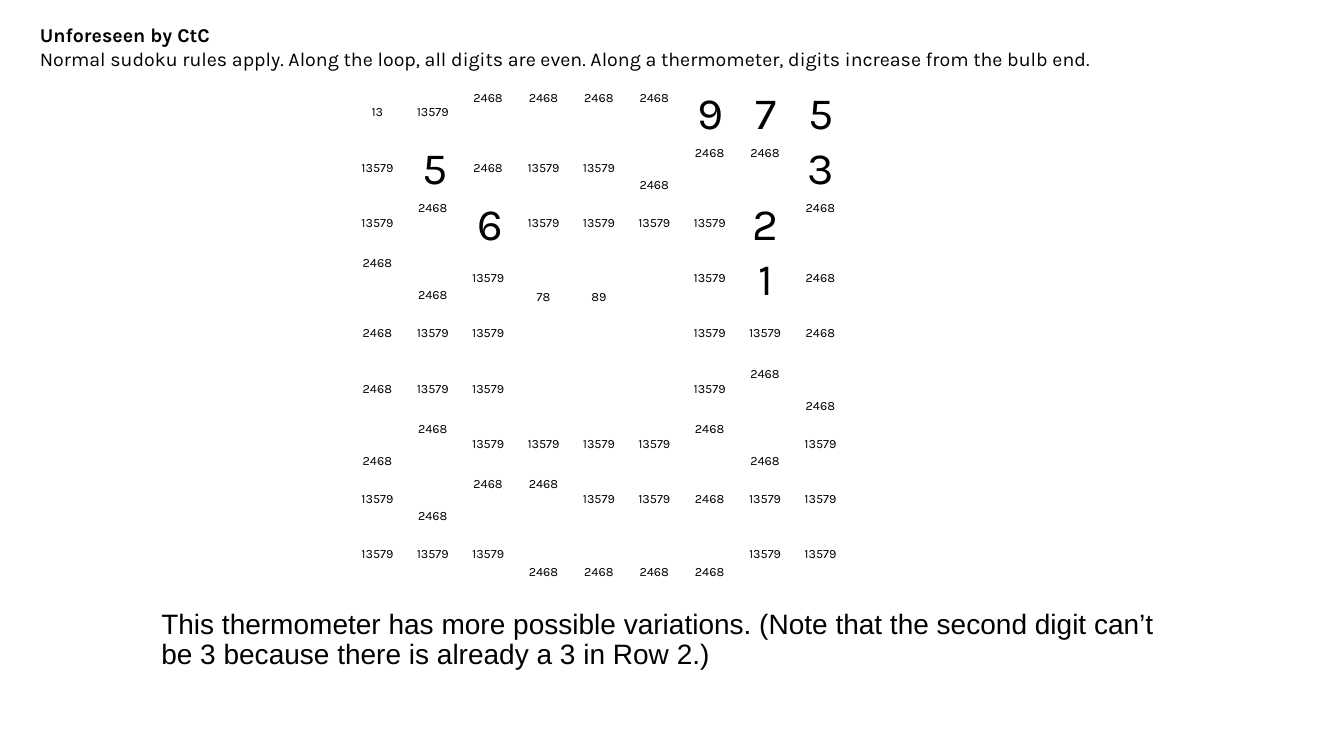
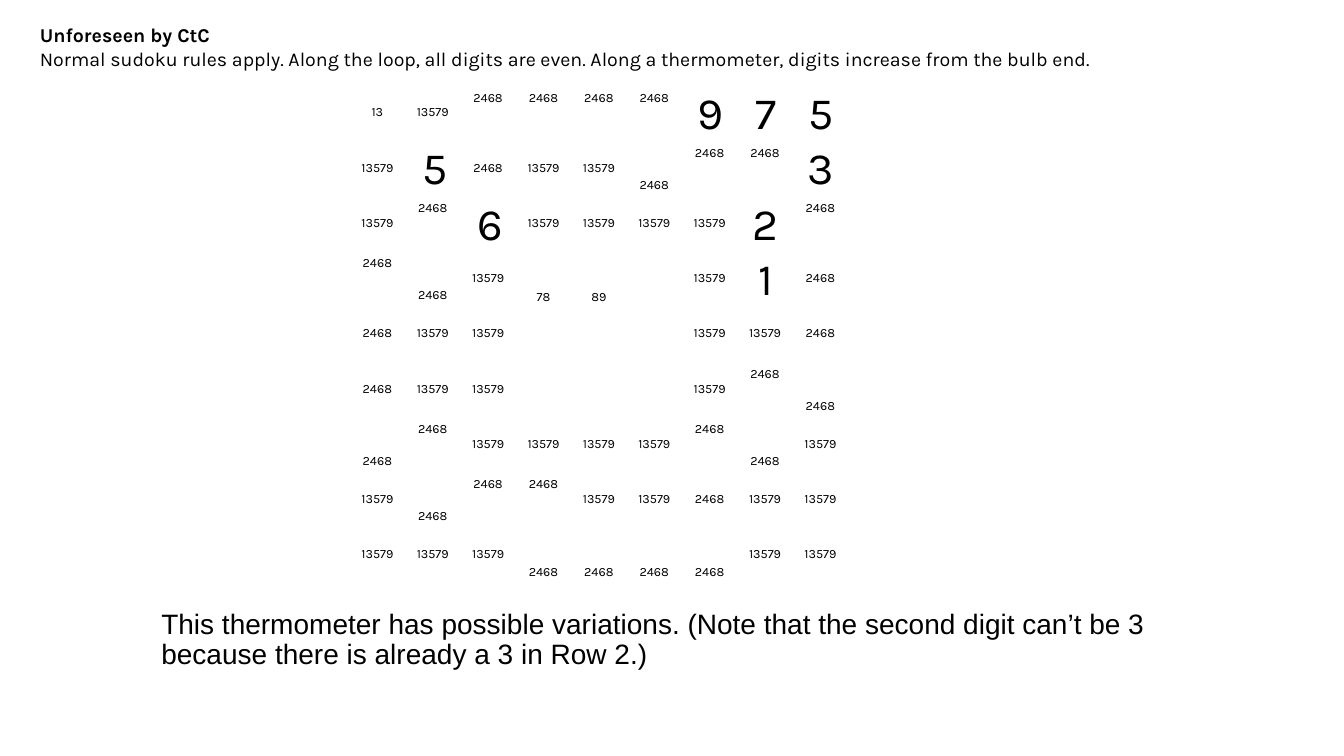
Before and after one commit to jhardis/WSJ_Number_Puzzles, a slide deck: slide 4 of 20261010_2.pptx. Drawn at 1344x756 pixels with LibreOffice and Linux fonts; fonts in the diff are those of the drawing; background and template pictures are left out. Boxes give left, top, right and bottom in pixels: in the first picture for what was removed or moved away, otherwise in the second. Text is boxed around its words. In the diff, an @@ line names an element or a change of style, - is before the commit and + after.

```diff
--- a/20261010_2.pptx
+++ b/20261010_2.pptx
@@ text at (161,613,1144,669): text changed @@
-This thermometer has more possible variations. (Note that the second digit can’t be 3 because there is already a 3 in Row 2.)
+This thermometer has possible variations. (Note that the second digit can’t be 3 because there is already a 3 in Row 2.)
```
Also in this commit, not shown: 11 other slides changed.
